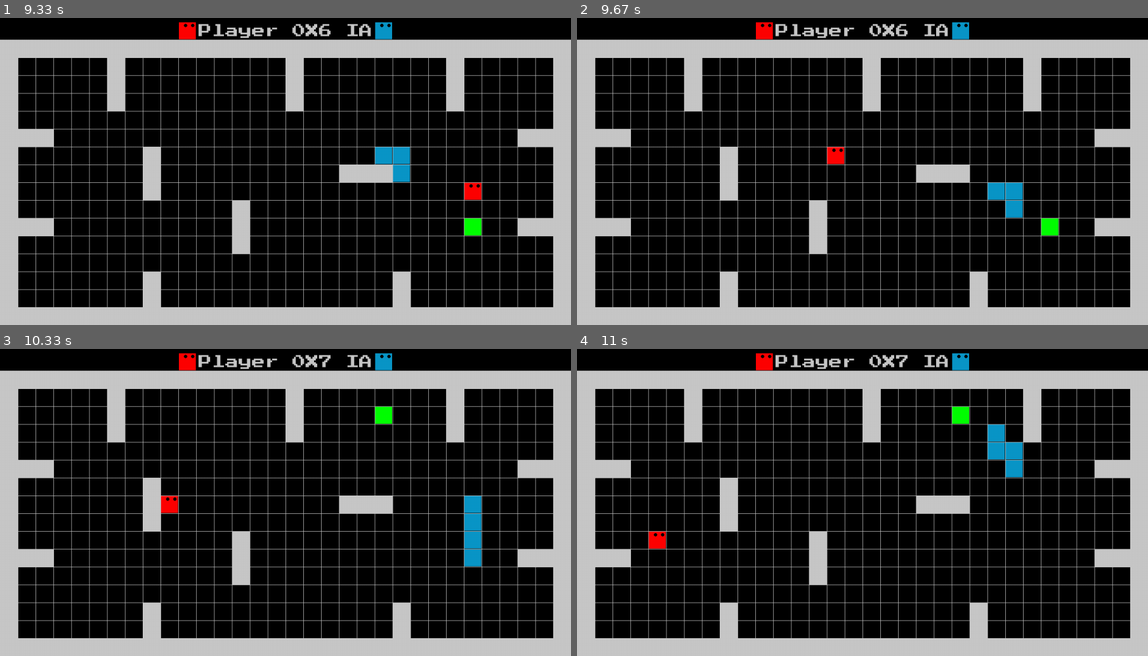
Above: before the commit, frames 1-4 (two rows, left to right).
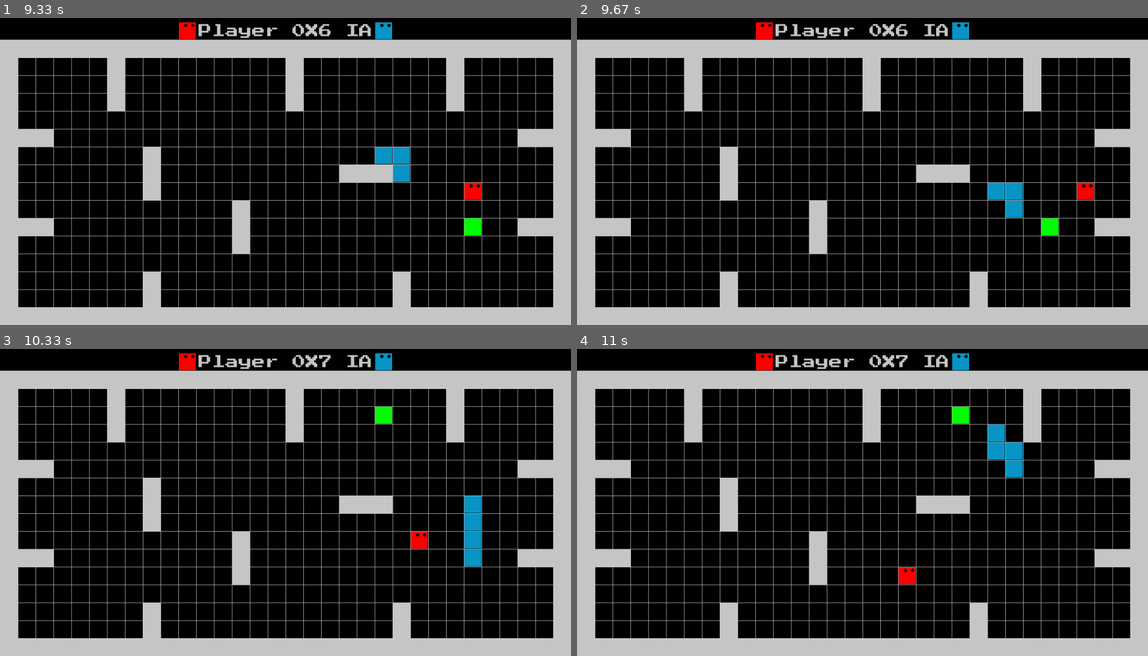
Above: after the commit, the same moments.

Repository: LUDUSLab/stem-games
Game: pygame game, started from Snake3Equipe2/main.py
Same seed, same stepped clock (60 frames per second), same inputs: the game is played once before the commit and once after it.
Inputs:
- Up to frame 1 (9.33 s): tap Enter at 0.33 s; hold S 0.67-1.13 s; hold A 1.17-1.57 s; hold W 1.6-1.97 s; hold D 2-2.63 s; hold S 2.67-3.03 s; hold A 3.07-3.53 s; hold D 3.57-4.03 s; hold W 4.07-4.37 s; hold D 4.4-4.87 s; hold A 4.9-5.43 s; hold S 5.47-5.77 s; hold A 5.8-6.2 s; hold W 6.23-6.6 s; hold D 6.63-7.27 s; hold S 7.3-7.67 s; hold A 7.7-8.17 s; hold D 8.2-8.67 s; hold W 8.7-9 s; hold D from 9.03 s (still down)
- Up to frame 2 (9.67 s): release D at 9.5 s; hold A from 9.53 s (still down)
- Up to frame 3 (10.33 s): release A at 10.07 s; hold S from 10.1 s (still down)
- Up to frame 4 (11 s): release S at 10.4 s; hold A 10.43-10.83 s; hold W from 10.87 s (still down)

Frame 1 is identical in both runs. In frame 2, 0.3% of the frame differs, in the area x 43-91%, y 41-60%; in frame 3, 0.3%; in frame 4, 0.3%.

Commit message:
snake collision with the borders has been fixed

Diff:
--- a/Snake3Equipe2/arena.py
+++ b/Snake3Equipe2/arena.py
@@ -33,12 +33,12 @@
         return x, y
 
     def collision_with_snake(self):
-        if self.snake_player.head.pos[0] == 2 or self.snake_player.head.pos[0] == self.columns - 3 or \
-                self.snake_player.head.pos[1] == 2 or self.snake_player.head.pos[1] == self.rows - 3:
+        if self.snake_player.head.pos[0] == 1 or self.snake_player.head.pos[0] == self.columns or \
+                self.snake_player.head.pos[1] == 2 or self.snake_player.head.pos[1] == self.rows - 1:
             self.snake_player.reset((15, 8))
 
-        if self.snake_bot.head.pos[0] == 2 or self.snake_bot.head.pos[0] == self.columns - 3 or \
-                self.snake_bot.head.pos[1] == 2 or self.snake_bot.head.pos[1] == self.rows - 3:
+        if self.snake_bot.head.pos[0] == 1 or self.snake_bot.head.pos[0] == self.columns or \
+                self.snake_bot.head.pos[1] == 2 or self.snake_bot.head.pos[1] == self.rows - 1:
             self.snake_bot.reset((10, 10))
 
     def collision_fruit_snake(self):
